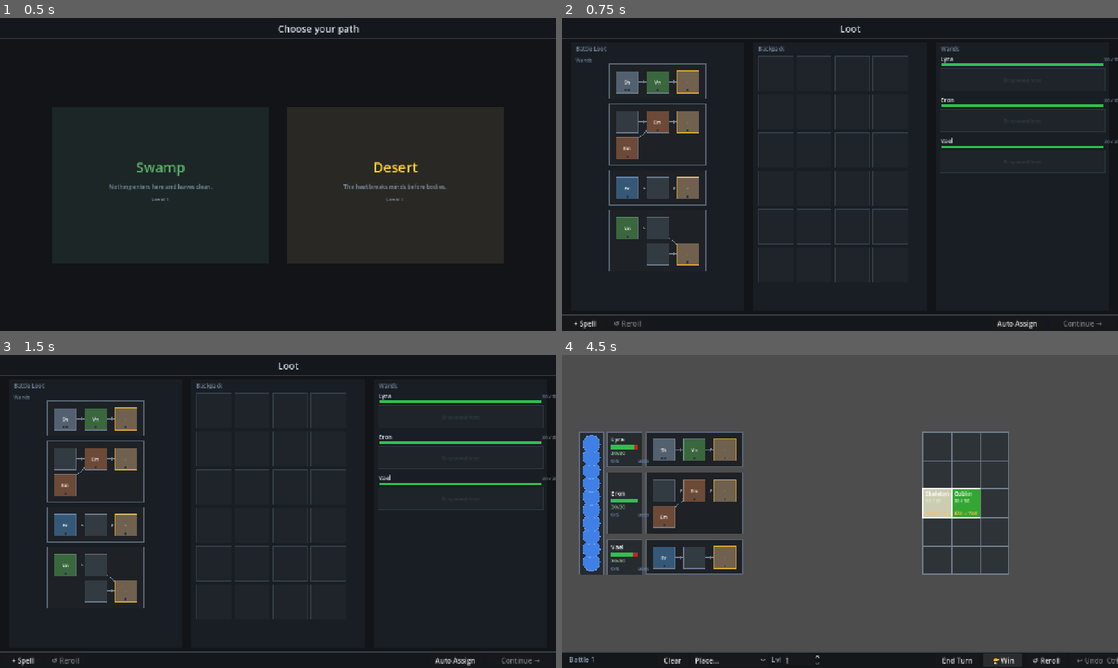
Above: before the commit, frames 1-4 (two rows, left to right).
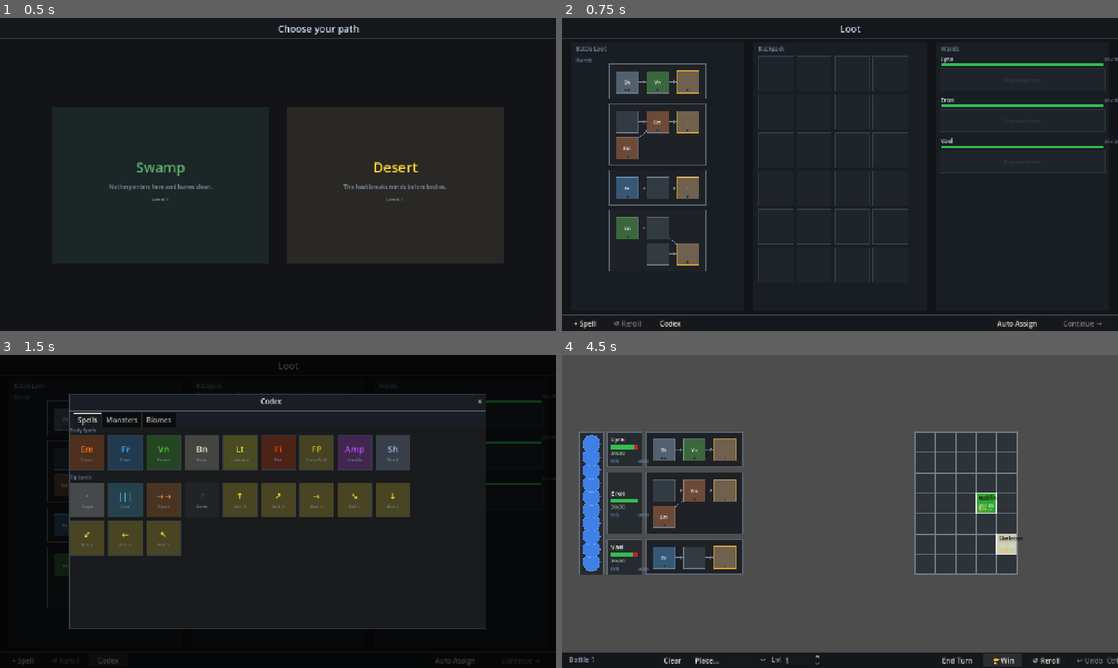
Above: after the commit, the same moments.

Repository: MoYapro/magic-monster-battle
Game: Godot game, scene res://scenes/world/path_selection_screen.tscn
The game is run twice, just before and just after one commit, with the same random seed, the same clock (stepped at 60 frames per second) and the same inputs.
Inputs (mouse positions are in pixels of both pictures, inside the frame that each line leads up to):
- Up to frame 1 (0.5 s): no input
- Up to frame 2 (0.75 s): tap Enter at 0.5 s; move the mouse to (962, 158) at 0.52 s; tap Z at 0.6 s; click (962, 158) at 0.67 s
- Up to frame 3 (1.5 s): click (105, 661) at 1.25 s, where only the run after the commit has a clickable "Codex"
- Up to frame 4 (4.5 s): click (1040, 401) at 2 s, where only the run after the commit has a clickable "×"; click "+ Spell" at 2.75 s; click "· Single" at 3.5 s; click "Auto Assign" at 4.25 s

Frame 1 is identical in both runs. In frame 2, less than 0.1% of the frame differs, in the area x 17-22%, y 96-99%; in frame 3, 45%, in the area x 0-100%, y 2-100%; in frame 4, 3.6%.

Commit message:
change monster colors

Diff:
--- a/scripts/battle/enemy_data.gd
+++ b/scripts/battle/enemy_data.gd
@@ -6,6 +6,7 @@
 var current_hp: int
 var grid_size: Vector2i        # width x height in grid cells
 var color: Color               # placeholder until art exists
+var label_color: Color = Color.WHITE  # black or white — whichever contrasts with color
 var difficulty_rating: int = 10  # 1–100; used in encounter budget
 var main_role: MonsterRole.Type = MonsterRole.Type.NONE
 var off_role: MonsterRole.Type = MonsterRole.Type.NONE
--- a/scripts/battle/enemy_grid.gd
+++ b/scripts/battle/enemy_grid.gd
@@ -1,8 +1,8 @@
 class_name EnemyGrid
 extends Node2D
 
-const COLS: int = 3
-const ROWS: int = 5
+const COLS: int = 5
+const ROWS: int = 7
 var cell_size := Vector2(80.0, 80.0)
 
 const COLOR_CELL := Color(0.18, 0.20, 0.22)
@@ -190,7 +190,7 @@
 
 		var font := ThemeDB.fallback_font
 		draw_string(font, pixel_pos + Vector2(5, 16), enemy.display_name,
-				HORIZONTAL_ALIGNMENT_LEFT, -1, 13, COLOR_LABEL)
+				HORIZONTAL_ALIGNMENT_LEFT, -1, 13, enemy.label_color)
 		draw_string(font, pixel_pos + Vector2(5, 32),
 				"%d / %d" % [enemy.current_hp, enemy.max_hp],
 				HORIZONTAL_ALIGNMENT_LEFT, -1, 11, COLOR_HP)
--- a/scripts/battle/monsters/banshee.gd
+++ b/scripts/battle/monsters/banshee.gd
@@ -2,6 +2,7 @@
 
 func _init() -> void:
 	super("banshee_1", "Banshee", 40, Vector2i(1, 1), Color(0.75, 0.85, 0.95))
+	label_color = Color.BLACK
 	description = "A wailing spirit whose soul-draining screams weaken and terrify the living."
 	main_role = MonsterRole.Type.DEBUFFER
 	difficulty_rating = 28
--- a/scripts/battle/monsters/bone_caller.gd
+++ b/scripts/battle/monsters/bone_caller.gd
@@ -2,6 +2,7 @@
 
 func _init() -> void:
 	super("bone_caller_1", "Bone Caller", 60, Vector2i(1, 1), Color(0.75, 0.72, 0.65))
+	label_color = Color.BLACK
 	description = "A necromancer that raises bone spikes and calls the dead to do its bidding."
 	main_role = MonsterRole.Type.SUMMONER
 	difficulty_rating = 38
--- a/scripts/battle/monsters/fallen_paladin.gd
+++ b/scripts/battle/monsters/fallen_paladin.gd
@@ -2,6 +2,7 @@
 
 func _init() -> void:
 	super("fallen_paladin_1", "Fallen Paladin", 400, Vector2i(1, 1), Color(0.65, 0.60, 0.55))
+	label_color = Color.BLACK
 	description = "A once-holy knight corrupted by darkness, shielding itself with divine guard."
 	main_role = MonsterRole.Type.PALADIN
 	off_role = MonsterRole.Type.TANK
--- a/scripts/battle/monsters/fire_elemental.gd
+++ b/scripts/battle/monsters/fire_elemental.gd
@@ -2,6 +2,7 @@
 
 func _init() -> void:
 	super("fire_elemental_1", "Fire Elemental", 55, Vector2i(1, 1), Color(0.95, 0.40, 0.05))
+	label_color = Color.BLACK
 	description = "A living inferno that scorches everything it touches."
 	main_role = MonsterRole.Type.MAGE
 	difficulty_rating = 38
--- a/scripts/battle/monsters/frost_mage.gd
+++ b/scripts/battle/monsters/frost_mage.gd
@@ -2,6 +2,7 @@
 
 func _init() -> void:
 	super("frost_mage_1", "Frost Mage", 45, Vector2i(1, 1), Color(0.55, 0.80, 0.95))
+	label_color = Color.BLACK
 	description = "A robed sorcerer wielding blizzards and frost bolts to freeze and shatter foes."
 	main_role = MonsterRole.Type.MAGE
 	difficulty_rating = 33
--- a/scripts/battle/monsters/goblin.gd
+++ b/scripts/battle/monsters/goblin.gd
@@ -2,6 +2,7 @@
 
 func _init() -> void:
 	super("goblin_1", "Goblin", 30, Vector2i(1, 1), Color(0.2, 0.65, 0.2))
+	label_color = Color.BLACK
 	description = "A scrappy little pest that bites and scratches anything in its way."
 	main_role = MonsterRole.Type.BRUISER
 	difficulty_rating = 12
--- a/scripts/battle/monsters/grove_tender.gd
+++ b/scripts/battle/monsters/grove_tender.gd
@@ -2,6 +2,7 @@
 
 func _init() -> void:
 	super("grove_tender_1", "Grove Tender", 45, Vector2i(1, 1), Color(0.45, 0.75, 0.35))
+	label_color = Color.BLACK
 	description = "A forest spirit that keeps its allies alive with restorative nature magic."
 	main_role = MonsterRole.Type.HEALER
 	difficulty_rating = 28
--- a/scripts/battle/monsters/scorpion.gd
+++ b/scripts/battle/monsters/scorpion.gd
@@ -2,6 +2,7 @@
 
 func _init() -> void:
 	super("scorpion_1", "Scorpion", 50, Vector2i(1, 1), Color(0.70, 0.55, 0.20))
+	label_color = Color.BLACK
 	description = "A desert predator with a venomous sting that poisons its prey slowly."
 	main_role = MonsterRole.Type.DAMAGE
 	difficulty_rating = 22
--- a/scripts/battle/monsters/skeleton.gd
+++ b/scripts/battle/monsters/skeleton.gd
@@ -2,6 +2,7 @@
 
 func _init() -> void:
 	super("skeleton_1", "Skeleton", 30, Vector2i(1, 1), Color(0.8, 0.8, 0.7))
+	label_color = Color.BLACK
 	description = "An undead warrior animated by dark magic, relentless and tireless."
 	main_role = MonsterRole.Type.DAMAGE
 	difficulty_rating = 10
--- a/scripts/battle/monsters/stone_giant.gd
+++ b/scripts/battle/monsters/stone_giant.gd
@@ -2,6 +2,7 @@
 
 func _init() -> void:
 	super("stone_giant_1", "Stone Giant", 1000, Vector2i(2, 2), Color(0.50, 0.48, 0.44))
+	label_color = Color.BLACK
 	description = "A colossal stone behemoth that shrugs off massive damage and crushes all below."
 	main_role = MonsterRole.Type.DRAIN_TANK
 	off_role = MonsterRole.Type.BRUISER
--- a/scripts/loot/loot_screen.gd
+++ b/scripts/loot/loot_screen.gd
@@ -43,6 +43,9 @@
 const CATALOG_W := 900.0
 const CATALOG_H := 480.0
 
+const CODEX_W := 960.0
+const CODEX_H := 540.0
+
 # loot wand displays — parallel to GameState.pending_loot_wands
 var _loot_wand_displays: Array[WandDisplay] = []
 # equip wand displays — one per mage (null = no wand)
@@ -64,6 +67,9 @@
 var _catalog_pick: bool = false
 var _catalog_open: bool = false
 
+var _codex_layer: CanvasLayer = null
+var _codex_open: bool = false
+
 var _spell_tooltip: SpellTooltip = null
 
 
@@ -72,6 +78,7 @@
 	_build_equip_wands()
 	_build_bottom_bar()
 	_build_catalog_layer()
+	_build_codex_layer()
 	_spell_tooltip = SpellTooltip.new()
 	add_child(_spell_tooltip)
 
@@ -658,7 +665,7 @@
 
 
 func _update_hover(pos: Vector2) -> void:
-	_spell_tooltip.notify_hover(pos, null if _catalog_open else _spell_at(pos))
+	_spell_tooltip.notify_hover(pos, null if _catalog_open or _codex_open else _spell_at(pos))
 
 
 # --- bottom bar ---
@@ -685,6 +692,12 @@
 	_reroll_btn.disabled = GameState.is_initial_setup
 	_reroll_btn.pressed.connect(_on_reroll_pressed)
 	layer.add_child(_reroll_btn)
+	var codex_btn := Button.new()
+	codex_btn.text = "Codex"
+	codex_btn.size = Vector2(90, BOTTOM_BAR_H - 10)
+	codex_btn.position = Vector2(204.0, SCREEN_H - BOTTOM_BAR_H + 5.0)
+	codex_btn.pressed.connect(_on_codex_pressed)
+	layer.add_child(codex_btn)
 	_continue_btn = Button.new()
 	_continue_btn.text = "Continue →"
 	_continue_btn.size = Vector2(148, BOTTOM_BAR_H - 10)
@@ -737,3 +750,248 @@
 		get_tree().change_scene_to_file("res://scenes/battle/battle_scene.tscn")
 	else:
 		get_tree().change_scene_to_file("res://scenes/level_up/level_up_screen.tscn")
+
+
+# --- codex ---
+
+func _build_codex_layer() -> void:
+	_codex_layer = CanvasLayer.new()
+	_codex_layer.layer = 3
+	_codex_layer.visible = false
+	add_child(_codex_layer)
+
+	var dim := ColorRect.new()
+	dim.color = Color(0.0, 0.0, 0.0, 0.72)
+	dim.set_anchors_and_offsets_preset(Control.PRESET_FULL_RECT)
+	dim.mouse_filter = Control.MOUSE_FILTER_STOP
+	_codex_layer.add_child(dim)
+
+	var panel_style := StyleBoxFlat.new()
+	panel_style.bg_color = COLOR_PANEL
+	panel_style.border_color = COLOR_BORDER
+	panel_style.set_border_width_all(1)
+
+	var panel := PanelContainer.new()
+	panel.add_theme_stylebox_override("panel", panel_style)
+	panel.size = Vector2(CODEX_W, CODEX_H)
+	panel.position = Vector2((SCREEN_W - CODEX_W) * 0.5, (SCREEN_H - CODEX_H) * 0.5)
+	_codex_layer.add_child(panel)
+
+	var outer := VBoxContainer.new()
+	outer.add_theme_constant_override("separation", 4)
+	panel.add_child(outer)
+
+	var title_row := HBoxContainer.new()
+	outer.add_child(title_row)
+	var title_lbl := Label.new()
+	title_lbl.text = "Codex"
+	title_lbl.size_flags_horizontal = Control.SIZE_EXPAND_FILL
+	title_lbl.horizontal_alignment = HORIZONTAL_ALIGNMENT_CENTER
+	title_row.add_child(title_lbl)
+	var close_btn := Button.new()
+	close_btn.text = "×"
+	close_btn.custom_minimum_size = Vector2(28, 28)
+	close_btn.pressed.connect(_on_codex_close_pressed)
+	title_row.add_child(close_btn)
+
+	outer.add_child(HSeparator.new())
+
+	var tabs := TabContainer.new()
+	tabs.size_flags_vertical = Control.SIZE_EXPAND_FILL
+	outer.add_child(tabs)
+	tabs.add_child(_build_codex_spells_tab())
+	tabs.add_child(_build_codex_monsters_tab())
+	tabs.add_child(_build_codex_biomes_tab())
+
+
+func _build_codex_spells_tab() -> ScrollContainer:
+	var scroll := ScrollContainer.new()
+	scroll.name = "Spells"
+	var vbox := VBoxContainer.new()
+	vbox.size_flags_horizontal = Control.SIZE_EXPAND_FILL
+	vbox.add_theme_constant_override("separation", 8)
+	scroll.add_child(vbox)
+	var body_cards: Array[Control] = []
+	for spell in SpellRegistry.all_body_spells():
+		body_cards.append(_make_codex_spell_card(spell))
+	vbox.add_child(_codex_grid_section("Body Spells", body_cards))
+	var tip_cards: Array[Control] = []
+	for spell in SpellRegistry.all_tip_spells():
+		tip_cards.append(_make_codex_spell_card(spell))
+	vbox.add_child(_codex_grid_section("Tip Spells", tip_cards))
+	return scroll
+
+
+func _build_codex_monsters_tab() -> ScrollContainer:
+	var scroll := ScrollContainer.new()
+	scroll.name = "Monsters"
+	var cards: Array[Control] = []
+	for monster in _all_codex_monsters():
+		cards.append(_make_codex_monster_card(monster))
+	var section := _codex_grid_section("", cards)
+	section.size_flags_horizontal = Control.SIZE_EXPAND_FILL
+	scroll.add_child(section)
+	return scroll
+
+
+func _build_codex_biomes_tab() -> ScrollContainer:
+	var scroll := ScrollContainer.new()
+	scroll.name = "Biomes"
+	var vbox := VBoxContainer.new()
+	vbox.size_flags_horizontal = Control.SIZE_EXPAND_FILL
+	vbox.add_theme_constant_override("separation", CARD_GAP)
+	scroll.add_child(vbox)
+	for biome: BiomeData in BiomesData.all():
+		vbox.add_child(_make_codex_biome_row(biome))
+	return scroll
+
+
+func _codex_grid_section(title: String, cards: Array[Control]) -> VBoxContainer:
+	var section := VBoxContainer.new()
+	section.size_flags_horizontal = Control.SIZE_EXPAND_FILL
+	section.add_theme_constant_override("separation", 4)
+	if not title.is_empty():
+		var lbl := Label.new()
+		lbl.text = title
+		lbl.add_theme_color_override("font_color", COLOR_SECTION)
+		lbl.add_theme_font_size_override("font_size", 11)
+		section.add_child(lbl)
+	var grid := GridContainer.new()
+	grid.columns = 9
+	grid.add_theme_constant_override("h_separation", CARD_GAP)
+	grid.add_theme_constant_override("v_separation", CARD_GAP)
+	section.add_child(grid)
+	for card in cards:
+		grid.add_child(card)
+	return section
+
+
+func _make_codex_spell_card(spell: SpellData) -> PanelContainer:
+	var card := PanelContainer.new()
+	card.custom_minimum_size = Vector2(CARD_SIZE, CARD_SIZE)
+	var style := StyleBoxFlat.new()
+	var tint := spell.element_color
+	tint.a = 0.22
+	style.bg_color = tint
+	style.border_color = COLOR_SLOT_BORDER
+	style.set_border_width_all(1)
+	card.add_theme_stylebox_override("panel", style)
+	card.tooltip_text = spell.display_name + "\n" + spell.description
+	var vbox := VBoxContainer.new()
+	vbox.alignment = BoxContainer.ALIGNMENT_CENTER
+	card.add_child(vbox)
+	var abbr := Label.new()
+	abbr.text = spell.abbreviation if not spell.abbreviation.is_empty() else "?"
+	abbr.horizontal_alignment = HORIZONTAL_ALIGNMENT_CENTER
+	abbr.add_theme_color_override("font_color", spell.element_color)
+	abbr.add_theme_font_size_override("font_size", 20)
+	vbox.add_child(abbr)
+	var name_lbl := Label.new()
+	name_lbl.text = spell.display_name
+	name_lbl.horizontal_alignment = HORIZONTAL_ALIGNMENT_CENTER
+	name_lbl.add_theme_color_override("font_color", COLOR_SECTION)
+	name_lbl.add_theme_font_size_override("font_size", 9)
+	name_lbl.autowrap_mode = TextServer.AUTOWRAP_WORD_SMART
+	vbox.add_child(name_lbl)
+	return card
+
+
+func _make_codex_monster_card(monster: EnemyData) -> PanelContainer:
+	var card := PanelContainer.new()
+	card.custom_minimum_size = Vector2(CARD_SIZE, CARD_SIZE)
+	var style := StyleBoxFlat.new()
+	var tint := monster.color
+	tint.a = 0.22
+	style.bg_color = tint
+	style.border_color = COLOR_SLOT_BORDER
+	style.set_border_width_all(1)
+	card.add_theme_stylebox_override("panel", style)
+	card.tooltip_text = monster.display_name + "\n" + monster.description
+	var vbox := VBoxContainer.new()
+	vbox.alignment = BoxContainer.ALIGNMENT_CENTER
+	card.add_child(vbox)
+	var name_lbl := Label.new()
+	name_lbl.text = monster.display_name
+	name_lbl.horizontal_alignment = HORIZONTAL_ALIGNMENT_CENTER
+	name_lbl.add_theme_color_override("font_color", monster.color)
+	name_lbl.add_theme_font_size_override("font_size", 11)
+	name_lbl.autowrap_mode = TextServer.AUTOWRAP_WORD_SMART
+	vbox.add_child(name_lbl)
+	var hp_lbl := Label.new()
+	hp_lbl.text = "%d hp" % monster.max_hp
+	hp_lbl.horizontal_alignment = HORIZONTAL_ALIGNMENT_CENTER
+	hp_lbl.add_theme_color_override("font_color", COLOR_SECTION)
+	hp_lbl.add_theme_font_size_override("font_size", 9)
+	vbox.add_child(hp_lbl)
+	return card
+
+
+func _make_codex_biome_row(biome: BiomeData) -> PanelContainer:
+	var card := PanelContainer.new()
+	card.size_flags_horizontal = Control.SIZE_EXPAND_FILL
+	var style := StyleBoxFlat.new()
+	var tint := biome.color
+	tint.a = 0.15
+	style.bg_color = tint
+	style.border_color = COLOR_SLOT_BORDER
+	style.set_border_width_all(1)
+	style.border_width_left = 4
+	card.add_theme_stylebox_override("panel", style)
+	var margin := MarginContainer.new()
+	margin.add_theme_constant_override("margin_top", 6)
+	margin.add_theme_constant_override("margin_bottom", 6)
+	margin.add_theme_constant_override("margin_left", 8)
+	margin.add_theme_constant_override("margin_right", 8)
+	card.add_child(margin)
+	var hbox := HBoxContainer.new()
+	hbox.add_theme_constant_override("separation", 12)
+	margin.add_child(hbox)
+	var name_lbl := Label.new()
+	name_lbl.text = biome.name
+	name_lbl.custom_minimum_size = Vector2(90, 0)
+	name_lbl.add_theme_color_override("font_color", biome.color)
+	name_lbl.add_theme_font_size_override("font_size", 13)
+	hbox.add_child(name_lbl)
+	var tagline_lbl := Label.new()
+	tagline_lbl.text = biome.tagline
+	tagline_lbl.size_flags_horizontal = Control.SIZE_EXPAND_FILL
+	tagline_lbl.add_theme_color_override("font_color", COLOR_SECTION)
+	tagline_lbl.add_theme_font_size_override("font_size", 11)
+	tagline_lbl.vertical_alignment = VERTICAL_ALIGNMENT_CENTER
+	hbox.add_child(tagline_lbl)
+	var monster_names: Array[String] = []
+	for mc in biome.monster_pool:
+		var m: EnemyData = mc.new()
+		monster_names.append(m.display_name)
+	var monsters_lbl := Label.new()
+	monsters_lbl.text = ", ".join(monster_names)
+	monsters_lbl.custom_minimum_size = Vector2(300, 0)
+	monsters_lbl.add_theme_color_override("font_color", COLOR_SECTION)
+	monsters_lbl.add_theme_font_size_override("font_size", 9)
+	monsters_lbl.vertical_alignment = VERTICAL_ALIGNMENT_CENTER
+	monsters_lbl.autowrap_mode = TextServer.AUTOWRAP_WORD_SMART
+	hbox.add_child(monsters_lbl)
+	return card
+
+
+func _all_codex_monsters() -> Array[EnemyData]:
+	var seen := {}
+	var result: Array[EnemyData] = []
+	for biome: BiomeData in BiomesData.all():
+		for monster_class in biome.monster_pool:
+			var m: EnemyData = monster_class.new()
+			if not seen.has(m.id):
+				seen[m.id] = true
+				result.append(m)
+	result.sort_custom(func(a: EnemyData, b: EnemyData) -> bool: return a.display_name < b.display_name)
+	return result
+
+
+func _on_codex_pressed() -> void:
+	_codex_layer.visible = true
+	_codex_open = true
+
+
+func _on_codex_close_pressed() -> void:
+	_codex_layer.visible = false
+	_codex_open = false
